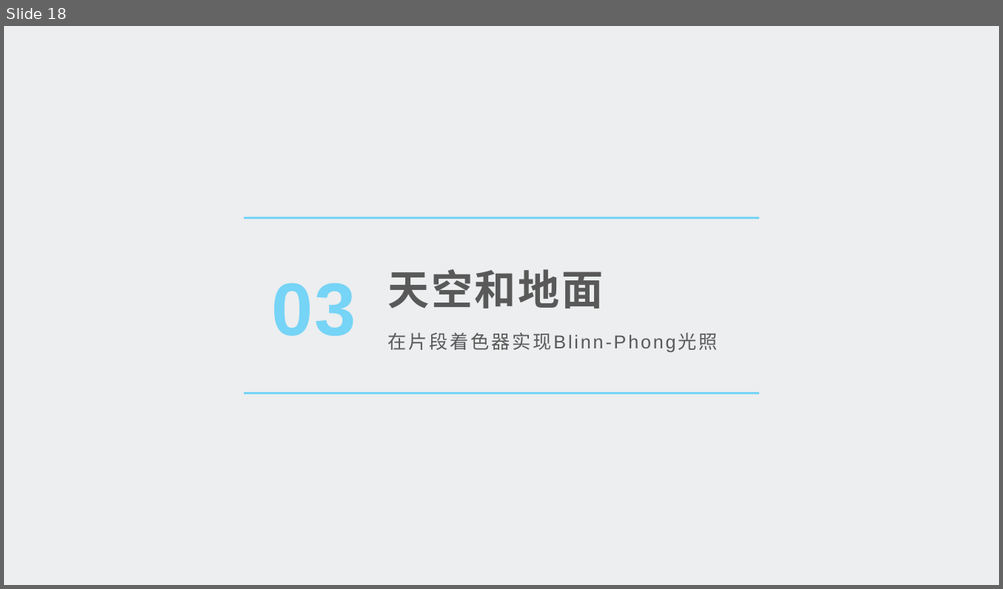
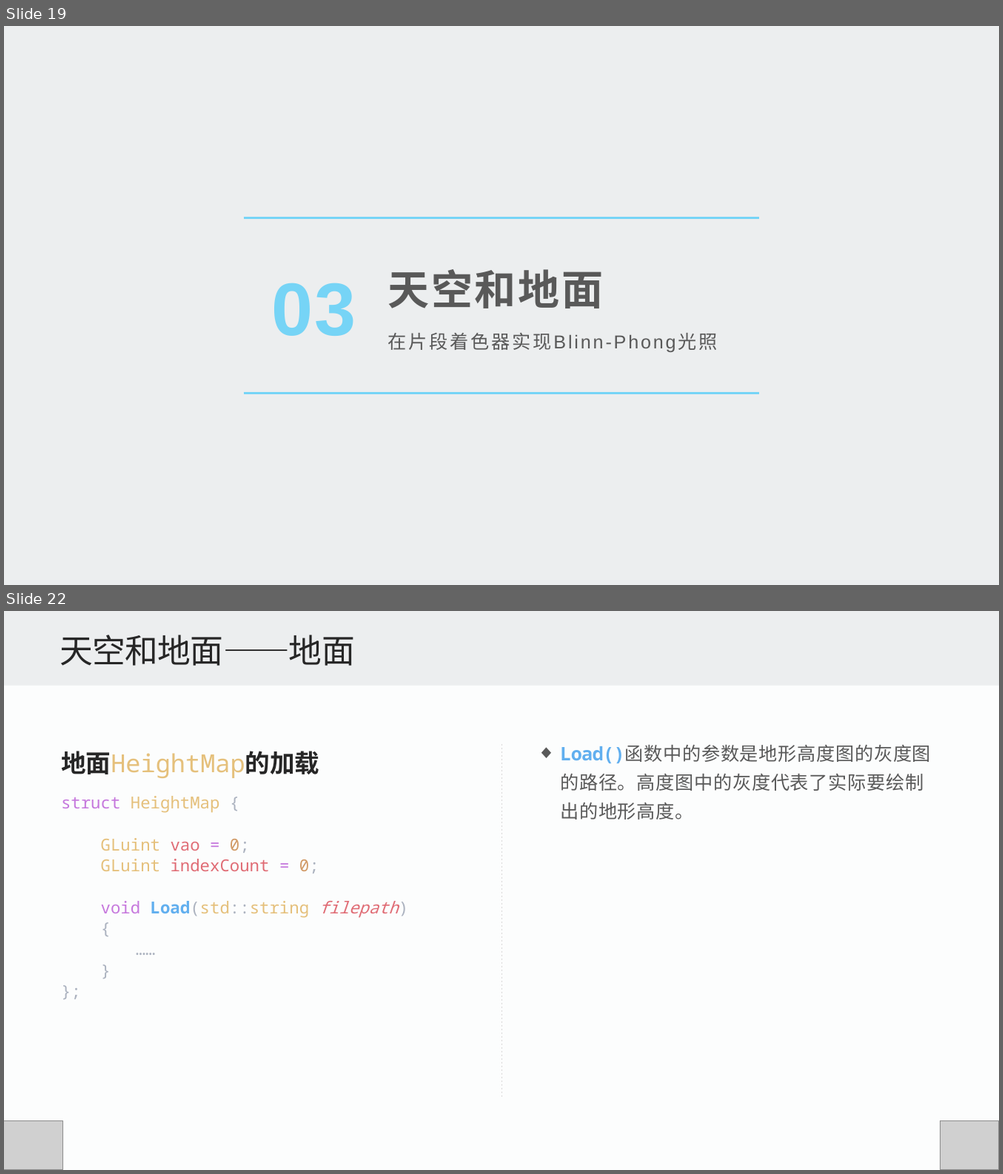
Before and after one commit to Le-Poisson/SYSU-Opengl-School-Badge-Firework, a slide deck: 汇报内容/汇报.pptx. Shown one above the other, each under a label of ours: slide 18 before the commit, slides 19 and 22 after it; the slides between them are not shown. The pictures are 1003x589 and 1003x1174 pixels, drawn with LibreOffice and Linux fonts; fonts in the diff are those of the drawing; grey boxes stand for pictures; background and template pictures are left out. Boxes give left, top, right and bottom in pixels: in the first picture for what was removed or moved away, otherwise in the second. Text is boxed around its words. In the diff, an @@ line names an element or a change of style, - is before the commit and + after.

```diff
--- a/汇报内容/汇报.pptx
+++ b/汇报内容/汇报.pptx
@@ slide 22 added at [4,611,999,1170], background #FCFDFD @@
@@ rectangle added at [4,611,999,686], fill #ECEEEF @@
@@ text added at [60,635,355,666], 32 pt, text #262626 @@
+天空和地面——地面
@@ line added from (502, 743) to (502, 1097), #D9D9D9 0.5 pt dashed @@
@@ text added at [61,751,319,778], 24 pt, text #E5C07B @@
+地面HeightMap的加载
@@ text added at [560,745,930,820], 18 pt, text #595959 @@
+◆ Load()函数中的参数是地形高度图的灰度图的路径。高度图中的灰度代表了实际要绘制出的地形高度。
@@ text added at [61,796,398,918], 16 pt, text #E5C07B @@
+struct HeightMap {
+GLuint vao = 0;
+GLuint indexCount = 0;
+void Load(std::string filepath)
+{
+……
+}
+};
@@ picture added at [4,1122,63,1170] @@
@@ picture added at [940,1122,999,1170] @@
@@ what was slide 18 is now slide 19 @@
```
Also in this commit, not shown: 8 other slides added, 3 other files.
